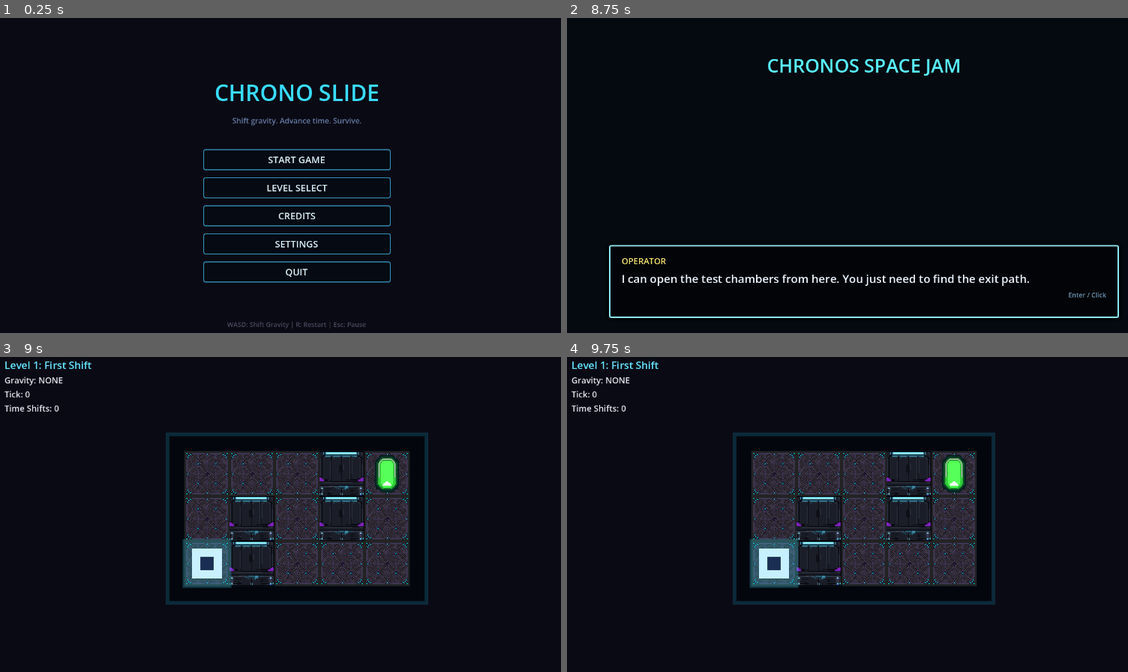
Above: before the commit, frames 1-4 (two rows, left to right).
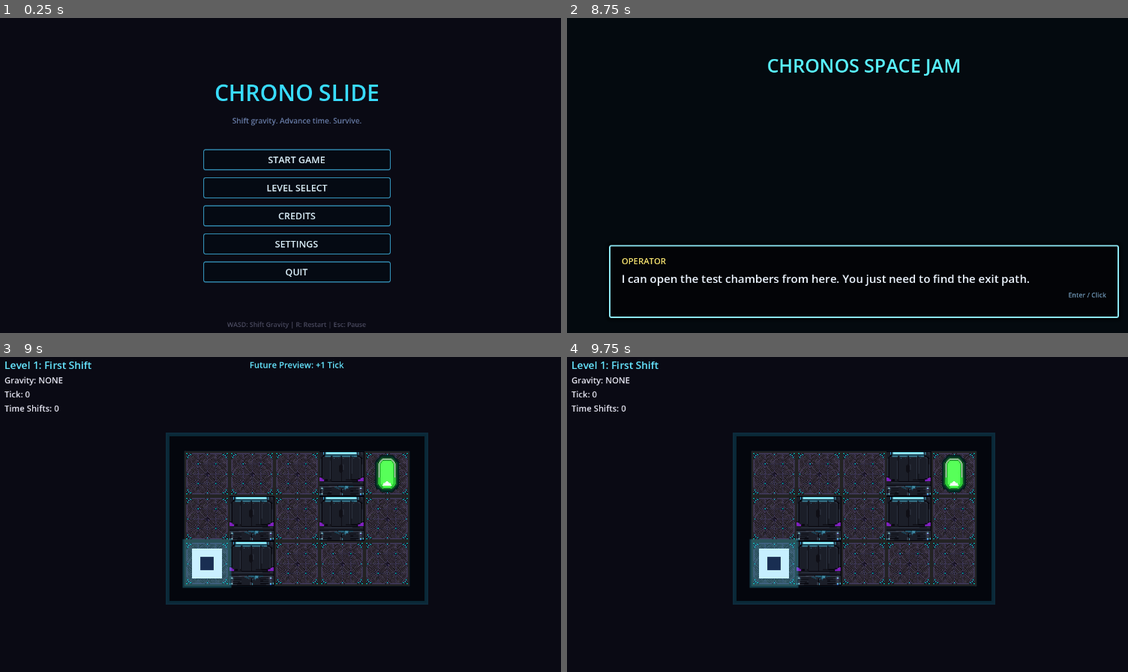
Above: after the commit, the same moments.

Repository: Rivendellspacejam/ChronosSpaceJam
Game: Godot game, scene res://scenes/ui/main_menu.tscn
The game is run twice, just before and just after one commit, with the same random seed, the same clock (stepped at 60 frames per second) and the same inputs.
Inputs (mouse positions are in pixels of both pictures, inside the frame that each line leads up to):
- Up to frame 1 (0.25 s): no input
- Up to frame 2 (8.75 s): click "START GAME" at 0.5 s; tap Enter (ui_accept) at 1.25, 1.52, 3.5, 4.52, 5.75, 7.52 s; move the mouse to (993, 162) at 1.27 s; hold D (move_right) 1.28-2 s; hold P (preview_future) 1.28-2 s; click (993, 162) at 1.42 s; drag from (746, 197) to (836, 247) at 2.02 s; move the mouse to (926, 106) at 2.77 s; hold D (move_right) 2.78-3.5 s; hold P (preview_future) 2.78-3.5 s; drag from (836, 247) to (684, 128) at 3.52 s; move the mouse to (1043, 229) at 4.27 s; hold A (move_left) 4.28-5 s; hold P (preview_future) 4.28-5 s; tap R (restart) at 5, 8 s; drag from (684, 128) to (774, 96) at 5.02 s; move the mouse to (892, 178) at 5.77 s; hold S (move_down) 5.78-6.5 s; hold P (preview_future) 5.78-6.5 s; click (892, 178) at 5.92 s; drag from (774, 96) to (746, 197) at 6.52 s; move the mouse to (993, 162) at 7.27 s; hold W (move_up) 7.28-8 s; hold P (preview_future) 7.28-8 s; drag from (746, 197) to (836, 247) at 8.02 s
- Up to frame 3 (9 s): tap Enter (ui_accept) at 8.75 s; move the mouse to (359, 445) at 8.77 s; hold S (move_down) from 8.78 s (still down); hold P (preview_future) from 8.78 s (still down)
- Up to frame 4 (9.75 s): release S (move_down) at 9.5 s; release P (preview_future) at 9.5 s; drag from (836, 586) to (684, 467) at 9.52 s

Frames 1-2 are identical in both runs. In frame 3, 0.2% of the frame differs, in the area x 44-62%, y 1-4%; in frame 4, nothing differs.

Commit message:
Revise phase preview future peek

Diff:
--- a/chronos-space-jam/scenes/game/game_level.tscn
+++ b/chronos-space-jam/scenes/game/game_level.tscn
@@ -24,11 +24,8 @@
 [node name="Objects" type="Node2D" parent="LevelManager"]
 z_index = 1
 
-[node name="HazardPreviewLayer" type="Node2D" parent="LevelManager"]
-z_index = 5
-
-[node name="EnemyPreviewLayer" type="Node2D" parent="LevelManager"]
-z_index = 6
+[node name="FuturePreviewLayer" type="Node2D" parent="LevelManager"]
+z_index = 1
 
 [node name="Player" type="Node2D" parent="."]
 script = ExtResource("3")
--- a/chronos-space-jam/scenes/ui/hud.tscn
+++ b/chronos-space-jam/scenes/ui/hud.tscn
@@ -45,6 +45,21 @@
 theme_override_colors/font_color = Color(1, 0.85, 0.2, 1)
 theme_override_font_sizes/font_size = 18
 text = "Coins: 0/0"
+
+[node name="FuturePreviewLabel" type="Label" parent="." unique_id=811406557]
+visible = false
+anchors_preset = 5
+anchor_left = 0.5
+anchor_right = 0.5
+offset_left = -130.0
+offset_top = 18.0
+offset_right = 130.0
+offset_bottom = 46.0
+grow_horizontal = 2
+theme_override_colors/font_color = Color(0.4, 0.9, 1, 1)
+theme_override_font_sizes/font_size = 18
+text = "Future Preview: +1 Tick"
+horizontal_alignment = 1
 
 [node name="DeathPanel" type="PanelContainer" parent="." unique_id=2111634696]
 anchors_preset = 8
--- a/chronos-space-jam/scripts/hud.gd
+++ b/chronos-space-jam/scripts/hud.gd
@@ -23,6 +23,7 @@
 @onready var shifts_label = $MarginContainer/VBoxContainer/ShiftsLabel
 @onready var coins_label = $MarginContainer/VBoxContainer/CoinsLabel
 @onready var level_label = $MarginContainer/VBoxContainer/LevelLabel
+@onready var future_preview_label = $FuturePreviewLabel
 @onready var death_panel = $DeathPanel
 @onready var clear_panel = $ClearPanel
 @onready var clear_shifts_label = $ClearPanel/VBoxContainer/ShiftsValue
@@ -48,6 +49,7 @@
 	_apply_panel_style(story_panel, Color(0.015, 0.018, 0.032, 0.96), Color(0.58, 0.95, 1.0, 0.95))
 	death_panel.visible = false
 	clear_panel.visible = false
+	future_preview_label.visible = false
 	tutorial_label.visible = false
 	story_panel.visible = false
 	GameManager.state_changed.connect(_on_state_changed)
@@ -92,6 +94,9 @@
 		return
 
 	_show_story_line(_story_index)
+
+func set_future_preview_visible(is_visible: bool) -> void:
+	future_preview_label.visible = is_visible
 
 func _on_tick_pulse(_tick: int) -> void:
 	var tween = create_tween()
--- a/chronos-space-jam/scripts/level_manager.gd
+++ b/chronos-space-jam/scripts/level_manager.gd
@@ -25,17 +25,9 @@
 const SPIKE_SCENE := preload("res://scenes/objects/spike.tscn")
 const ENEMY_SCENE := preload("res://scenes/objects/enemy_patrol.tscn")
 
-const PREVIEW_GHOST_SIZE: float = 34.0
-const PREVIEW_GHOST_COLOR := Color(0.35, 0.85, 1.0, 0.3)
-const PREVIEW_LINE_COLOR := Color(0.55, 0.4, 1.0, 0.45)
-const PREVIEW_LINE_WIDTH: float = 4.0
-
-const HAZARD_PREVIEW_TILE_SIZE: float = 48.0
-const GATE_OPENING_HINT_COLOR := Color(0.4, 1.0, 0.6, 0.35)
-const GATE_CLOSING_HINT_COLOR := Color(1.0, 0.35, 0.35, 0.35)
-const LASER_ACTIVATING_HINT_COLOR := Color(1.0, 0.3, 0.3, 0.5)
-const SPIKE_WARNING_HINT_COLOR := Color(1.0, 0.85, 0.1, 0.4)
-const SPIKE_ACTIVE_HINT_COLOR := Color(1.0, 0.25, 0.25, 0.45)
+const TIME_GATE_TEXTURE := preload("res://assets/time_gate_tile.png")
+const LASER_TEXTURE := preload("res://assets/laser_tile.png")
+const SPIKE_TEXTURE := preload("res://assets/spike_tile.png")
 
 var grid: Array = []
 var grid_width: int = 0
@@ -56,9 +48,9 @@
 
 @onready var walls_container: Node2D = $Walls
 @onready var floors_container: Node2D = $Floors
-@onready var hazard_preview_layer: Node2D = $HazardPreviewLayer
-@onready var enemy_preview_layer: Node2D = $EnemyPreviewLayer
+@onready var future_preview_layer: Node2D = $FuturePreviewLayer
 @onready var objects_container: Node2D = $Objects
+@onready var hud: CanvasLayer = $"../HUD"
 
 var _goal_node: Sprite2D = null
 
@@ -520,8 +512,9 @@
 		return
 
 	var next_tick := TickManager.current_tick + 1
-	_refresh_enemy_move_previews(next_tick)
-	_refresh_hazard_move_previews(next_tick)
+	_set_live_phase_objects_visible(false)
+	_refresh_future_board_preview(next_tick)
+	_set_future_preview_cue_visible(true)
 
 
 func _is_preview_key_held() -> bool:
@@ -534,95 +527,124 @@
 func _should_show_move_previews() -> bool:
 	return (
 		_is_preview_key_held()
-		and enemy_preview_layer != null
-		and hazard_preview_layer != null
+		and future_preview_layer != null
 	)
 
 
 func _clear_all_previews() -> void:
-	_clear_enemy_move_previews()
-	_clear_hazard_previews()
-
-
-func _refresh_enemy_move_previews(next_tick: int) -> void:
+	if future_preview_layer != null:
+		_clear_children(future_preview_layer)
+	_set_live_phase_objects_visible(true)
+	_set_future_preview_cue_visible(false)
+
+
+func _refresh_future_board_preview(next_tick: int) -> void:
+	for gate in _time_gates.values():
+		_add_time_gate_future_preview(gate, next_tick)
+	for laser in _lasers.values():
+		_add_laser_future_preview(laser, next_tick)
+	for spike in _spikes.values():
+		_add_spike_future_preview(spike, next_tick)
 	for enemy in _enemies.values():
-		if not is_instance_valid(enemy) or not enemy.has_method("get_grid_pos_for_tick"):
-			continue
-		_add_enemy_move_preview(enemy, next_tick)
-
-
-func _refresh_hazard_move_previews(next_tick: int) -> void:
-	for gate in _time_gates.values():
-		_try_add_time_gate_preview(gate, next_tick)
-	for laser in _lasers.values():
-		_try_add_laser_preview(laser, next_tick)
-	for spike in _spikes.values():
-		_try_add_spike_preview(spike, next_tick)
-
-
-func _try_add_time_gate_preview(gate: Node, next_tick: int) -> void:
+		_add_enemy_future_preview(enemy, next_tick)
+
+
+func _add_time_gate_future_preview(gate: Node, next_tick: int) -> void:
 	if not is_instance_valid(gate) or not gate.has_method("get_state_for_tick"):
 		return
 
-	var current_open: bool = gate.is_open()
-	var next_open: bool = gate.get_state_for_tick(next_tick).get("is_open", current_open)
-	if current_open == next_open:
-		return
-
-	var hint_color := GATE_OPENING_HINT_COLOR if next_open else GATE_CLOSING_HINT_COLOR
-	_add_hazard_tile_overlay(gate.grid_pos, hint_color)
-
-
-func _try_add_laser_preview(laser: Node, next_tick: int) -> void:
+	var sprite := Sprite2D.new()
+	sprite.texture = TIME_GATE_TEXTURE
+	sprite.position = gate.position
+	var next_open: bool = gate.get_state_for_tick(next_tick).get("is_open", gate.is_open())
+	sprite.modulate = Color(0.4, 1.0, 0.6, 0.25) if next_open else Color(0.4, 0.8, 1.0, 1.0)
+	future_preview_layer.add_child(sprite)
+
+
+func _add_laser_future_preview(laser: Node, next_tick: int) -> void:
 	if not is_instance_valid(laser) or not laser.has_method("get_state_for_tick"):
 		return
 
-	var current_active: bool = laser.is_active()
-	var next_active: bool = laser.get_state_for_tick(next_tick).get("is_active", current_active)
-	if current_active or not next_active:
-		return
-
-	_add_hazard_tile_overlay(laser.grid_pos, LASER_ACTIVATING_HINT_COLOR)
-
-
-func _try_add_spike_preview(spike: Node, next_tick: int) -> void:
+	var preview := Node2D.new()
+	preview.position = laser.position
+	future_preview_layer.add_child(preview)
+
+	var sprite := Sprite2D.new()
+	sprite.texture = LASER_TEXTURE
+	preview.add_child(sprite)
+
+	var next_active: bool = laser.get_state_for_tick(next_tick).get("is_active", laser.is_active())
+	if next_active:
+		sprite.modulate = Color(1.0, 0.4, 0.4, 1.0)
+		_add_laser_beam_future_preview(preview, laser, next_tick)
+	else:
+		sprite.modulate = Color(0.5, 0.3, 0.3, 0.4)
+
+
+func _add_laser_beam_future_preview(preview: Node2D, laser: Node, next_tick: int) -> void:
+	var beam := ColorRect.new()
+	beam.color = Color(1.0, 0.2, 0.2, 0.7)
+	var cells := get_laser_beam_cells_for_tick(laser.grid_pos, next_tick)
+	if cells.is_empty():
+		cells = [laser.grid_pos]
+
+	var min_x: int = laser.grid_pos.x
+	var max_x: int = laser.grid_pos.x
+	var min_y: int = laser.grid_pos.y
+	var max_y: int = laser.grid_pos.y
+	for cell in cells:
+		min_x = mini(min_x, cell.x)
+		max_x = maxi(max_x, cell.x)
+		min_y = mini(min_y, cell.y)
+		max_y = maxi(max_y, cell.y)
+
+	if laser.get_beam_direction().x != 0:
+		beam.size = Vector2(float(max_x - min_x + 1) * TILE_SIZE, 8.0)
+		beam.position = Vector2(float(min_x - laser.grid_pos.x) * TILE_SIZE - TILE_SIZE / 2.0, -4.0)
+	else:
+		beam.size = Vector2(8.0, float(max_y - min_y + 1) * TILE_SIZE)
+		beam.position = Vector2(-4.0, float(min_y - laser.grid_pos.y) * TILE_SIZE - TILE_SIZE / 2.0)
+	preview.add_child(beam)
+
+
+func _add_spike_future_preview(spike: Node, next_tick: int) -> void:
 	if not is_instance_valid(spike) or not spike.has_method("get_state_for_tick"):
 		return
 
-	var current_state: int = spike.spike_state
-	var next_state: int = spike.get_state_for_tick(next_tick).get("spike_state", current_state)
-	if current_state == next_state:
-		return
-
-	if next_state == spike.SpikePhase.WARNING:
-		_add_hazard_ring_overlay(spike.grid_pos, SPIKE_WARNING_HINT_COLOR)
-	elif next_state == spike.SpikePhase.ACTIVE:
-		_add_hazard_tile_overlay(spike.grid_pos, SPIKE_ACTIVE_HINT_COLOR)
-
-
-func _add_hazard_tile_overlay(grid_pos: Vector2i, color: Color) -> void:
-	var world_pos := grid_to_world(grid_pos)
-	var overlay := ColorRect.new()
-	overlay.size = Vector2(HAZARD_PREVIEW_TILE_SIZE, HAZARD_PREVIEW_TILE_SIZE)
-	overlay.position = world_pos - overlay.size / 2.0
-	overlay.color = color
-	hazard_preview_layer.add_child(overlay)
-
-
-func _add_hazard_ring_overlay(grid_pos: Vector2i, color: Color) -> void:
-	var world_pos := grid_to_world(grid_pos)
-	var ring_size := HAZARD_PREVIEW_TILE_SIZE + 6.0
-	var overlay := ColorRect.new()
-	overlay.size = Vector2(ring_size, ring_size)
-	overlay.position = world_pos - overlay.size / 2.0
-	overlay.color = color
-	hazard_preview_layer.add_child(overlay)
-
-
-func _clear_hazard_previews() -> void:
-	if hazard_preview_layer == null:
-		return
-	_clear_children(hazard_preview_layer)
+	var sprite := Sprite2D.new()
+	sprite.texture = SPIKE_TEXTURE
+	sprite.position = spike.position
+	var next_state: int = spike.get_state_for_tick(next_tick).get("spike_state", spike.spike_state)
+	match next_state:
+		spike.SpikePhase.WARNING:
+			sprite.modulate = Color(1.0, 0.85, 0.1, 1.0)
+		spike.SpikePhase.ACTIVE:
+			sprite.modulate = Color(1.0, 0.25, 0.25, 1.0)
+		_:
+			sprite.modulate = Color(0.6, 0.6, 0.6, 0.35)
+	future_preview_layer.add_child(sprite)
+
+
+func _add_enemy_future_preview(enemy: Node, next_tick: int) -> void:
+	if not is_instance_valid(enemy) or not enemy.has_method("get_grid_pos_for_tick"):
+		return
+
+	var preview := Node2D.new()
+	preview.position = grid_to_world(enemy.get_grid_pos_for_tick(next_tick))
+	future_preview_layer.add_child(preview)
+
+	var body := _make_preview_rect(Vector2(TILE_SIZE - 8.0, TILE_SIZE - 8.0), 4.0, Color(1.0, 0.3, 0.7, 0.8))
+	var core := _make_preview_rect(Vector2(TILE_SIZE - 24.0, TILE_SIZE - 24.0), 12.0, Color(1.0, 0.1, 0.5, 1.0))
+	preview.add_child(body)
+	preview.add_child(core)
+
+
+func _make_preview_rect(size: Vector2, inset: float, color: Color) -> ColorRect:
+	var rect := ColorRect.new()
+	rect.size = size
+	rect.position = Vector2(-TILE_SIZE / 2.0 + inset, -TILE_SIZE / 2.0 + inset)
+	rect.color = color
+	return rect
 
 
 func _play_environment_phase_pulses(tick: int) -> void:
@@ -640,43 +662,16 @@
 				obj.play_phase_pulse()
 
 
-func _add_enemy_move_preview(enemy: Node, next_tick: int) -> void:
-	var from_grid: Vector2i = enemy.current_grid_pos
-	var to_grid: Vector2i = enemy.get_grid_pos_for_tick(next_tick)
-	if from_grid == to_grid:
-		_add_preview_ghost(to_grid)
-		return
-
-	var from_world := grid_to_world(from_grid)
-	var to_world := grid_to_world(to_grid)
-	_add_preview_line(from_world, to_world)
-	_add_preview_ghost(to_grid)
-
-
-func _add_preview_ghost(grid_pos: Vector2i) -> void:
-	var world_pos := grid_to_world(grid_pos)
-	var ghost := ColorRect.new()
-	ghost.size = Vector2(PREVIEW_GHOST_SIZE, PREVIEW_GHOST_SIZE)
-	ghost.position = world_pos - ghost.size / 2.0
-	ghost.color = PREVIEW_GHOST_COLOR
-	enemy_preview_layer.add_child(ghost)
-
-
-func _add_preview_line(from_world: Vector2, to_world: Vector2) -> void:
-	var line := Line2D.new()
-	line.points = PackedVector2Array([from_world, to_world])
-	line.width = PREVIEW_LINE_WIDTH
-	line.default_color = PREVIEW_LINE_COLOR
-	line.antialiased = true
-	line.begin_cap_mode = Line2D.LINE_CAP_ROUND
-	line.end_cap_mode = Line2D.LINE_CAP_ROUND
-	enemy_preview_layer.add_child(line)
-
-
-func _clear_enemy_move_previews() -> void:
-	if enemy_preview_layer == null:
-		return
-	_clear_children(enemy_preview_layer)
+func _set_live_phase_objects_visible(is_visible: bool) -> void:
+	for registry in [_time_gates, _lasers, _spikes, _enemies]:
+		for obj in registry.values():
+			if is_instance_valid(obj):
+				obj.visible = is_visible
+
+
+func _set_future_preview_cue_visible(is_visible: bool) -> void:
+	if hud != null and hud.has_method("set_future_preview_visible"):
+		hud.set_future_preview_visible(is_visible)
 
 
 func _on_tick_advanced_refresh_previews(tick: int) -> void:
Not shown, changed: chronos-space-jam/docs/GDD Chrono.md
Not shown, changed: chronos-space-jam/docs/TASK_BREAKDOWN.md
